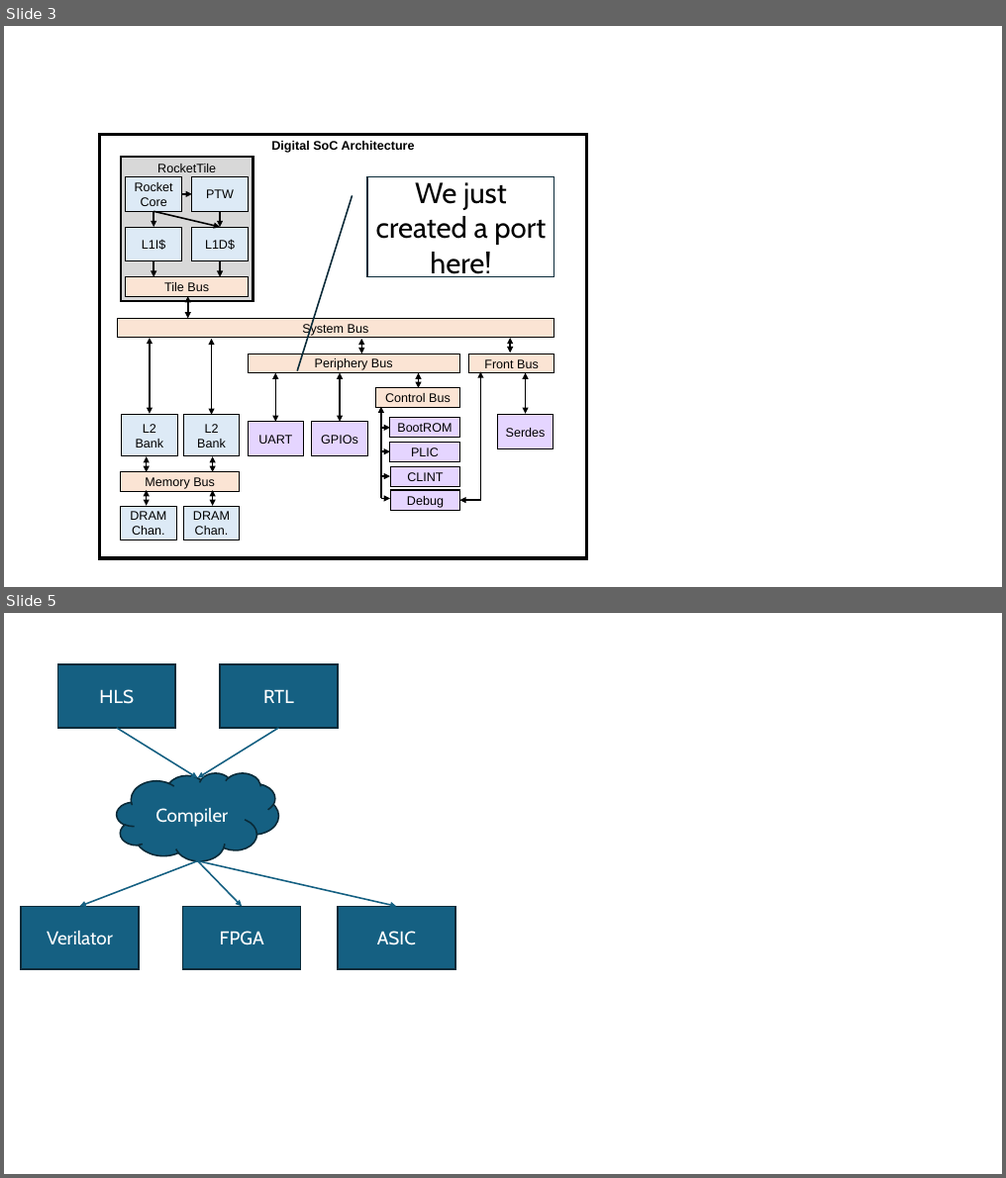
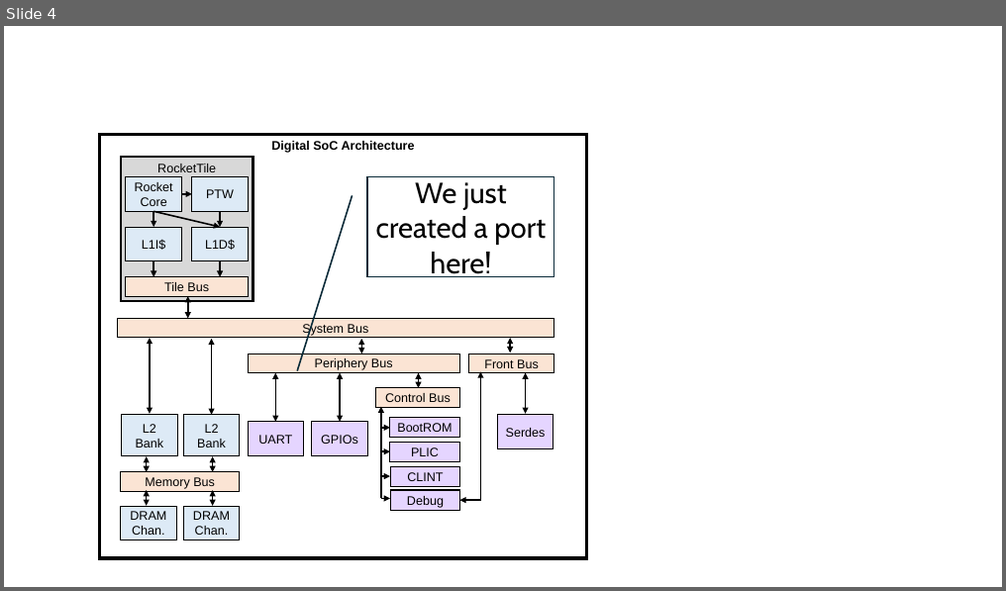
Before and after one commit to vighneshiyer/publications, a slide deck: figs/latte24/figs.pptx. Shown one above the other, each under a label of ours: slides 3 and 5 before the commit, slide 4 after it; the slides between them are not shown. The pictures are 1006x1178 and 1006x591 pixels, drawn with LibreOffice and Linux fonts; fonts in the diff are those of the drawing. Boxes give left, top, right and bottom in pixels: in the first picture for what was removed or moved away, otherwise in the second. Text is boxed around its words. In the diff, an @@ line names an element or a change of style, - is before the commit and + after.

```diff
--- a/figs/latte24/figs.pptx
+++ b/figs/latte24/figs.pptx
@@ slide 5 removed at bbox=[4, 613, 1002, 1174], background #FFFFFF @@
@@ rectangle removed at bbox=[57, 664, 175, 728] @@
-HLS
@@ rectangle removed at bbox=[220, 664, 338, 728] @@
-RTL
@@ arrow removed from (116, 728) to (198, 778) @@
@@ arrow removed from (279, 728) to (198, 778) @@
@@ cloud removed at bbox=[116, 773, 279, 861] @@
-Compiler
@@ arrow removed from (198, 861) to (79, 906) @@
@@ arrow removed from (198, 861) to (242, 906) @@
@@ arrow removed from (198, 861) to (396, 906) @@
@@ rectangle removed at bbox=[21, 906, 138, 969] @@
-Verilator
@@ rectangle removed at bbox=[183, 906, 300, 969] @@
-FPGA
@@ rectangle removed at bbox=[338, 906, 455, 969] @@
-ASIC
@@ what was slide 3 is now slide 4 @@
```
Also in this commit, not shown: 8 slides changed, 2 slides added, 8 other files.
